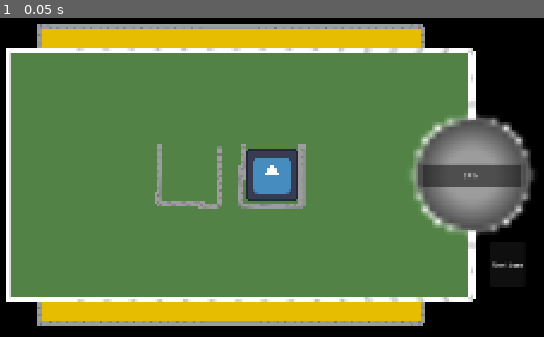
Above: before the commit, frame 1.
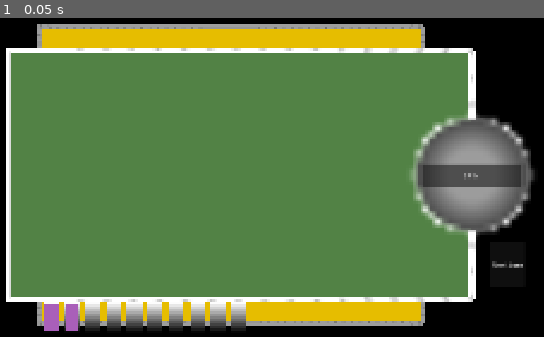
Above: after the commit, the same moment.

Repository: ArmanKianian/Untitled
Game: Godot game, scene res://game.tscn
Same seed, same stepped clock (60 frames per second), same inputs: the game is played once before the commit and once after it. The engine's default icon, where the game draws it, is replaced by a stand-in: a white triangle on a blue panel in a dark square.
Inputs:
- Up to frame 1 (0.05 s): no input

The runs differ from the first frame. In frame 1, 5.3% of the frame differs, in the area x 8-57%, y 39-99%.

Commit message:
refactor
cleaned game scene, codes
and fixed some bugs

Diff:
--- a/drag_drop.gd
+++ b/drag_drop.gd
@@ -4,16 +4,17 @@
 var drag = false
 var mouse_offset
 var future_position = global_position
-var start_position = global_position
-var area_position
+@export var current_area: Area2D
+var start_area
 var droppable = false
 
 func _ready() -> void:
+	start_area = current_area
 	for area in areas:
 		area.mouse_entered.connect(_on_mouse_entered.bind(area))
 		area.mouse_exited.connect(_on_mouse_exited)
 
-func _process(delta: float) -> void:
+func _process(_delta: float) -> void:
 	if drag == true:
 		future_position = get_global_mouse_position() - mouse_offset
 	global_position.x = move_toward(global_position.x, future_position.x, 30)
@@ -23,18 +24,24 @@
 	if event.is_action_pressed("LMB") and get_rect().has_point(get_local_mouse_position()):
 		mouse_offset = get_local_mouse_position()
 		drag = true
-	elif event.is_action_released("LMB"):
+	elif event.is_action_released("LMB") and drag == true:
 		drag = false
 		if droppable == false:
-			future_position = start_position
+			future_position = start_area.position
 		else:
-			future_position = area_position
-			start_position = area_position
+			if current_area.item == null:
+				start_area.item = null
+				current_area.item = self
+				start_area = current_area
+				future_position = current_area.position
+			else:
+				future_position = start_area.position
 
 func _on_mouse_entered(area):
-	area_position = area.position
-	droppable = true
+	if drag == true:
+		current_area = area
+		droppable = true
 
 func _on_mouse_exited():
-	area_position = start_position
+	current_area = start_area
 	droppable = false
--- a/game.tscn
+++ b/game.tscn
@@ -1,7 +1,7 @@
 [gd_scene format=3 uid="uid://devf2tsrifqye"]
 
 [ext_resource type="PackedScene" uid="uid://dwfrpmk02mafc" path="res://spinning_wheel.tscn" id="1_80nbo"]
-[ext_resource type="Texture2D" uid="uid://c2wuwgsqfu7ge" path="res://icon.svg" id="2_feb5d"]
+[ext_resource type="Script" uid="uid://t4jfqi8v1qvp" path="res://inventory_slot.gd" id="2_feb5d"]
 [ext_resource type="Script" uid="uid://calip06smc8aq" path="res://drag_drop.gd" id="3_fc0e3"]
 
 [sub_resource type="Gradient" id="Gradient_mwb40"]
@@ -30,19 +30,6 @@
 gradient = SubResource("Gradient_fc0e3")
 width = 1280
 height = 720
-
-[sub_resource type="Gradient" id="Gradient_80nbo"]
-offsets = PackedFloat32Array(0.9819277, 1)
-colors = PackedColorArray(0, 0, 0, 0, 1, 1, 1, 1)
-
-[sub_resource type="GradientTexture2D" id="GradientTexture2D_8nxoa"]
-gradient = SubResource("Gradient_80nbo")
-width = 1280
-height = 720
-fill = 2
-fill_from = Vector2(0.5, 0.5)
-fill_to = Vector2(0.5, 0.001)
-repeat = 2
 
 [sub_resource type="Gradient" id="Gradient_e2o6t"]
 offsets = PackedFloat32Array(0.6818182, 1)
@@ -57,52 +44,53 @@
 repeat = 2
 
 [sub_resource type="RectangleShape2D" id="RectangleShape2D_yw4vu"]
-size = Vector2(133, 134)
+size = Vector2(36, 72)
+
+[sub_resource type="Gradient" id="Gradient_feb5d"]
+
+[sub_resource type="GradientTexture2D" id="GradientTexture2D_3hxyd"]
+gradient = SubResource("Gradient_feb5d")
+width = 36
+height = 72
+fill_from = Vector2(0, 1)
+fill_to = Vector2(0, 0)
+
+[sub_resource type="Gradient" id="Gradient_ryrav"]
+offsets = PackedFloat32Array(0.3192771)
+colors = PackedColorArray(0.66372705, 0.37357214, 0.7283968, 1)
+
+[sub_resource type="GradientTexture2D" id="GradientTexture2D_fc0e3"]
+gradient = SubResource("Gradient_ryrav")
+width = 32
+height = 68
 
 [node name="Game" type="Node2D" unique_id=1207240851]
 
 [node name="Camera2D" type="Camera2D" parent="." unique_id=764771987]
 
-[node name="Background" type="Sprite2D" parent="." unique_id=381845390]
+[node name="Background" type="Node2D" parent="." unique_id=1655581937]
+
+[node name="Background" type="Sprite2D" parent="Background" unique_id=381845390]
 texture = SubResource("GradientTexture2D_yw4vu")
 
-[node name="Background3" type="Sprite2D" parent="." unique_id=1331767446]
+[node name="top_section" type="Sprite2D" parent="Background" unique_id=1331767446]
 position = Vector2(-99.99997, -327)
 scale = Vector2(0.709375, 0.058333334)
 texture = SubResource("GradientTexture2D_ryrav")
 
-[node name="Background4" type="Sprite2D" parent="." unique_id=1169896183]
+[node name="center_section" type="Sprite2D" parent="Background" unique_id=2040180103]
+position = Vector2(-76.500015, 0.4999708)
+scale = Vector2(0.8617187, 0.8180555)
+texture = SubResource("GradientTexture2D_7jktm")
+
+[node name="down_section" type="Sprite2D" parent="Background" unique_id=1169896183]
 position = Vector2(-99.99997, 327)
 scale = Vector2(0.709375, 0.05833333)
 texture = SubResource("GradientTexture2D_ryrav")
 
-[node name="Background2" type="Sprite2D" parent="." unique_id=2040180103]
-position = Vector2(-76.500015, 0.4999708)
-scale = Vector2(0.8617187, 0.8180555)
-texture = SubResource("GradientTexture2D_7jktm")
-
-[node name="Board" type="Sprite2D" parent="." unique_id=1431319865]
-
-[node name="Border" type="Sprite2D" parent="." unique_id=689048793]
-visible = false
-texture = SubResource("GradientTexture2D_8nxoa")
-
-[node name="Border2" type="Sprite2D" parent="." unique_id=1168093600]
-visible = false
-position = Vector2(-65, 0)
-scale = Vector2(0.85, 1)
-texture = SubResource("GradientTexture2D_8nxoa")
-
-[node name="Line2D" type="Line2D" parent="." unique_id=552103530]
-points = PackedVector2Array(480, -140, 480, -300, -634, -300, -634, 300, 480, 300, 480, 140)
-width = 12.0
-texture = SubResource("GradientTexture2D_iqw5e")
-texture_mode = 2
-joint_mode = 1
-begin_cap_mode = 1
-end_cap_mode = 1
-
-[node name="Line2D2" type="Line2D" parent="." unique_id=285879562]
+[node name="Frames" type="Node2D" parent="." unique_id=1593404299]
+
+[node name="up_frame" type="Line2D" parent="Frames" unique_id=285879562]
 points = PackedVector2Array(360, -312, 360, -354, -560, -354, -560, -312)
 width = 12.0
 default_color = Color(0.61338997, 0.6133903, 0.61339027, 1)
@@ -112,7 +100,16 @@
 begin_cap_mode = 1
 end_cap_mode = 1
 
-[node name="Line2D3" type="Line2D" parent="." unique_id=644094988]
+[node name="center_frame" type="Line2D" parent="Frames" unique_id=552103530]
+points = PackedVector2Array(480, -140, 480, -300, -634, -300, -634, 300, 480, 300, 480, 140)
+width = 12.0
+texture = SubResource("GradientTexture2D_iqw5e")
+texture_mode = 2
+joint_mode = 1
+begin_cap_mode = 1
+end_cap_mode = 1
+
+[node name="down_frame" type="Line2D" parent="Frames" unique_id=644094988]
 points = PackedVector2Array(360, 312, 360, 354, -560, 354, -560, 312)
 width = 12.0
 default_color = Color(0.61338997, 0.6133903, 0.61339027, 1)
@@ -125,55 +122,134 @@
 [node name="Spinning_Wheel" parent="." unique_id=905745828 instance=ExtResource("1_80nbo")]
 position = Vector2(480, 0)
 
-[node name="Button" type="Button" parent="." unique_id=1014765821]
+[node name="Spin_Button" type="Button" parent="." unique_id=1014765821]
 offset_left = 360.0
 offset_top = -25.0
 offset_right = 598.0
 offset_bottom = 28.0
 text = "SPIN"
 
-[node name="Button2" type="Button" parent="." unique_id=1919210139]
+[node name="End_Turn_button" type="Button" parent="." unique_id=1919210139]
 offset_left = 524.0
 offset_top = 161.0
 offset_right = 607.0
 offset_bottom = 269.0
 text = "Next turn"
 
-[node name="Area2D" type="Area2D" parent="." unique_id=1987545393]
-
-[node name="CollisionShape2D" type="CollisionShape2D" parent="Area2D" unique_id=625637341]
-position = Vector2(0.5, 0)
-shape = SubResource("RectangleShape2D_yw4vu")
-
-[node name="Line2D4" type="Line2D" parent="Area2D" unique_id=166707538]
-points = PackedVector2Array(-126, -64, -126, 73, -273, 69, -272, -69)
-width = 12.0
-default_color = Color(0.61338997, 0.6133903, 0.61339027, 1)
-texture = SubResource("GradientTexture2D_iqw5e")
-texture_mode = 2
-joint_mode = 1
-begin_cap_mode = 1
-end_cap_mode = 1
-
-[node name="Area2D2" type="Area2D" parent="." unique_id=1019204836]
-position = Vector2(-200, 0)
-
-[node name="CollisionShape2D" type="CollisionShape2D" parent="Area2D2" unique_id=75370600]
-position = Vector2(0.5, 0)
-shape = SubResource("RectangleShape2D_yw4vu")
-
-[node name="Line2D5" type="Line2D" parent="Area2D2" unique_id=1068052273]
-position = Vector2(200, 0)
-points = PackedVector2Array(72, -67, 72, 72, -73, 73, -71, -66)
-width = 12.0
-default_color = Color(0.61338997, 0.6133903, 0.61339027, 1)
-texture = SubResource("GradientTexture2D_iqw5e")
-texture_mode = 2
-joint_mode = 1
-begin_cap_mode = 1
-end_cap_mode = 1
-
-[node name="drag" type="Sprite2D" parent="." unique_id=409651723 node_paths=PackedStringArray("areas")]
-texture = ExtResource("2_feb5d")
+[node name="cards_inventory" type="Node2D" parent="." unique_id=2128222662]
+
+[node name="slot_1" type="Area2D" parent="cards_inventory" unique_id=1987545393]
+position = Vector2(-530, 342)
+script = ExtResource("2_feb5d")
+
+[node name="CollisionShape2D" type="CollisionShape2D" parent="cards_inventory/slot_1" unique_id=625637341]
+shape = SubResource("RectangleShape2D_yw4vu")
+
+[node name="Sprite2D" type="Sprite2D" parent="cards_inventory/slot_1" unique_id=2088448484]
+texture = SubResource("GradientTexture2D_3hxyd")
+
+[node name="slot_2" type="Area2D" parent="cards_inventory" unique_id=1019204836]
+position = Vector2(-480, 342)
+script = ExtResource("2_feb5d")
+
+[node name="CollisionShape2D" type="CollisionShape2D" parent="cards_inventory/slot_2" unique_id=75370600]
+shape = SubResource("RectangleShape2D_yw4vu")
+
+[node name="Sprite2D" type="Sprite2D" parent="cards_inventory/slot_2" unique_id=1462904850]
+texture = SubResource("GradientTexture2D_3hxyd")
+
+[node name="slot_3" type="Area2D" parent="cards_inventory" unique_id=260226732]
+position = Vector2(-430, 342)
+script = ExtResource("2_feb5d")
+
+[node name="CollisionShape2D" type="CollisionShape2D" parent="cards_inventory/slot_3" unique_id=2088061492]
+shape = SubResource("RectangleShape2D_yw4vu")
+
+[node name="Sprite2D" type="Sprite2D" parent="cards_inventory/slot_3" unique_id=1033113626]
+texture = SubResource("GradientTexture2D_3hxyd")
+
+[node name="slot_4" type="Area2D" parent="cards_inventory" unique_id=1774492250]
+position = Vector2(-380, 342)
+script = ExtResource("2_feb5d")
+
+[node name="CollisionShape2D" type="CollisionShape2D" parent="cards_inventory/slot_4" unique_id=1401882586]
+shape = SubResource("RectangleShape2D_yw4vu")
+
+[node name="Sprite2D" type="Sprite2D" parent="cards_inventory/slot_4" unique_id=674933599]
+texture = SubResource("GradientTexture2D_3hxyd")
+
+[node name="slot_5" type="Area2D" parent="cards_inventory" unique_id=1346229803]
+position = Vector2(-330, 342)
+script = ExtResource("2_feb5d")
+
+[node name="CollisionShape2D" type="CollisionShape2D" parent="cards_inventory/slot_5" unique_id=846739564]
+shape = SubResource("RectangleShape2D_yw4vu")
+
+[node name="Sprite2D" type="Sprite2D" parent="cards_inventory/slot_5" unique_id=964339881]
+texture = SubResource("GradientTexture2D_3hxyd")
+
+[node name="slot_6" type="Area2D" parent="cards_inventory" unique_id=299714101]
+position = Vector2(-280, 342)
+script = ExtResource("2_feb5d")
+
+[node name="CollisionShape2D" type="CollisionShape2D" parent="cards_inventory/slot_6" unique_id=1405158027]
+shape = SubResource("RectangleShape2D_yw4vu")
+
+[node name="Sprite2D" type="Sprite2D" parent="cards_inventory/slot_6" unique_id=1820090303]
+texture = SubResource("GradientTexture2D_3hxyd")
+
+[node name="slot_7" type="Area2D" parent="cards_inventory" unique_id=342968004]
+position = Vector2(-230, 342)
+script = ExtResource("2_feb5d")
+
+[node name="CollisionShape2D" type="CollisionShape2D" parent="cards_inventory/slot_7" unique_id=1847786743]
+shape = SubResource("RectangleShape2D_yw4vu")
+
+[node name="Sprite2D" type="Sprite2D" parent="cards_inventory/slot_7" unique_id=1242765345]
+texture = SubResource("GradientTexture2D_3hxyd")
+
+[node name="slot_8" type="Area2D" parent="cards_inventory" unique_id=686744749]
+position = Vector2(-180, 342)
+script = ExtResource("2_feb5d")
+
+[node name="CollisionShape2D" type="CollisionShape2D" parent="cards_inventory/slot_8" unique_id=2002141647]
+shape = SubResource("RectangleShape2D_yw4vu")
+
+[node name="Sprite2D" type="Sprite2D" parent="cards_inventory/slot_8" unique_id=1427116278]
+texture = SubResource("GradientTexture2D_3hxyd")
+
+[node name="slot_9" type="Area2D" parent="cards_inventory" unique_id=1256406919]
+position = Vector2(-130, 342)
+script = ExtResource("2_feb5d")
+
+[node name="CollisionShape2D" type="CollisionShape2D" parent="cards_inventory/slot_9" unique_id=245944827]
+shape = SubResource("RectangleShape2D_yw4vu")
+
+[node name="Sprite2D" type="Sprite2D" parent="cards_inventory/slot_9" unique_id=1143307390]
+texture = SubResource("GradientTexture2D_3hxyd")
+
+[node name="slot_10" type="Area2D" parent="cards_inventory" unique_id=217684653]
+position = Vector2(-80, 342)
+script = ExtResource("2_feb5d")
+
+[node name="CollisionShape2D" type="CollisionShape2D" parent="cards_inventory/slot_10" unique_id=337294029]
+shape = SubResource("RectangleShape2D_yw4vu")
+
+[node name="Sprite2D" type="Sprite2D" parent="cards_inventory/slot_10" unique_id=1299127668]
+texture = SubResource("GradientTexture2D_3hxyd")
+
+[node name="card" type="Sprite2D" parent="." unique_id=409651723 node_paths=PackedStringArray("areas", "current_area")]
+position = Vector2(-530, 342)
+texture = SubResource("GradientTexture2D_fc0e3")
 script = ExtResource("3_fc0e3")
-areas = [NodePath("../Area2D"), NodePath("../Area2D2")]
+areas = [NodePath("../cards_inventory/slot_1"), NodePath("../cards_inventory/slot_2"), NodePath("../cards_inventory/slot_3"), NodePath("../cards_inventory/slot_4"), NodePath("../cards_inventory/slot_5"), NodePath("../cards_inventory/slot_6"), NodePath("../cards_inventory/slot_7"), NodePath("../cards_inventory/slot_8"), NodePath("../cards_inventory/slot_9"), NodePath("../cards_inventory/slot_10")]
+current_area = NodePath("../cards_inventory/slot_1")
+
+[node name="card2" type="Sprite2D" parent="." unique_id=324722042 node_paths=PackedStringArray("areas", "current_area")]
+position = Vector2(-480, 342)
+texture = SubResource("GradientTexture2D_fc0e3")
+script = ExtResource("3_fc0e3")
+areas = [NodePath("../cards_inventory/slot_1"), NodePath("../cards_inventory/slot_2"), NodePath("../cards_inventory/slot_3"), NodePath("../cards_inventory/slot_4"), NodePath("../cards_inventory/slot_5"), NodePath("../cards_inventory/slot_6"), NodePath("../cards_inventory/slot_7"), NodePath("../cards_inventory/slot_8"), NodePath("../cards_inventory/slot_9"), NodePath("../cards_inventory/slot_10")]
+current_area = NodePath("../cards_inventory/slot_2")
+
+[connection signal="pressed" from="Spin_Button" to="Spinning_Wheel" method="_on_button_pressed"]
--- /dev/null
+++ b/inventory_slot.gd
@@ -0,0 +1,3 @@
+extends Area2D
+
+var item = null
--- a/spinning_wheel.gd
+++ b/spinning_wheel.gd
@@ -11,16 +11,14 @@
 	{"name": "Item7", "chance": 10.0},
 	{"name": "Item8", "chance": 10.0},
 	{"name": "Item9", "chance": 10.0},
-	{"name": "Item10", "chance": 1000.0},
+	{"name": "Item10", "chance": 10.0},
 ]
-
-func _ready() -> void:
-	spin()
 
 func spin():
 	var chosen = pick_weighted_random_item()
 	print(chosen)
 
+# Normalize Chance then pick one random based on weight(chance)
 func pick_weighted_random_item():
 	var chance_sum: float = 0
 	for item in items:
@@ -32,3 +30,6 @@
 		if random_chance <= 0:
 			return item
 	return items[0]
+
+func _on_button_pressed() -> void:
+	spin()
Not shown, added: inventory_slot.gd.uid
